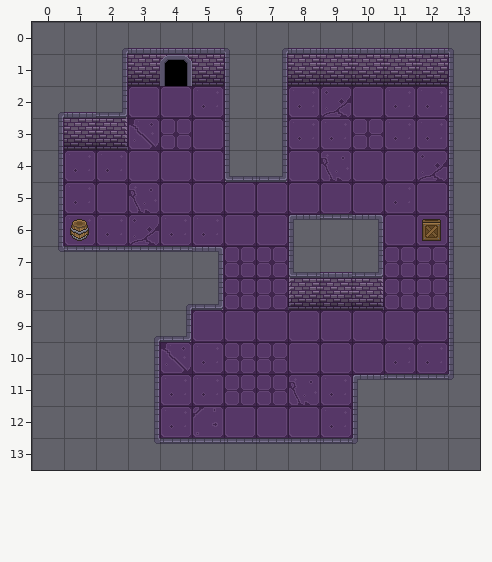
Tiled map -- assets/room2.tmx. The picture above is the old version.
Cells are 32x32 px. Shown: x 0..13, y 0..13.
And afterwards:
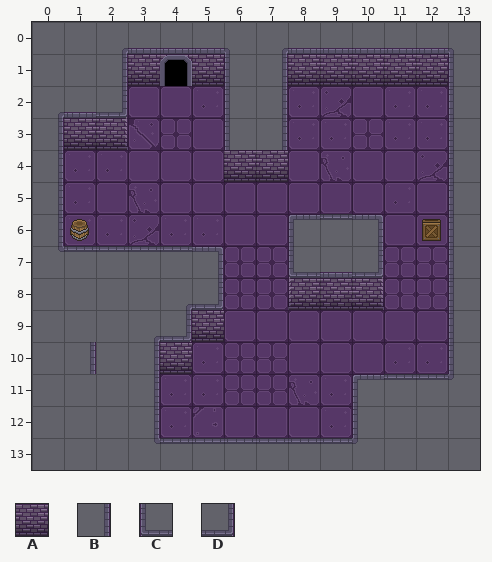
Key: from "Tileess": A 8 "9", B 14 "15", C 23 "24", D 24 "25".
_ is an empty cell, . an unchanged one.
Difference:
--- layer "Walls and Objects"
@@ x 6..7 @@
- 4 CD
+ 4 AA
@@ x 1..5 @@
- 9 ...._
-10 _.._.
+ 9 ....A
+10 B..A.
